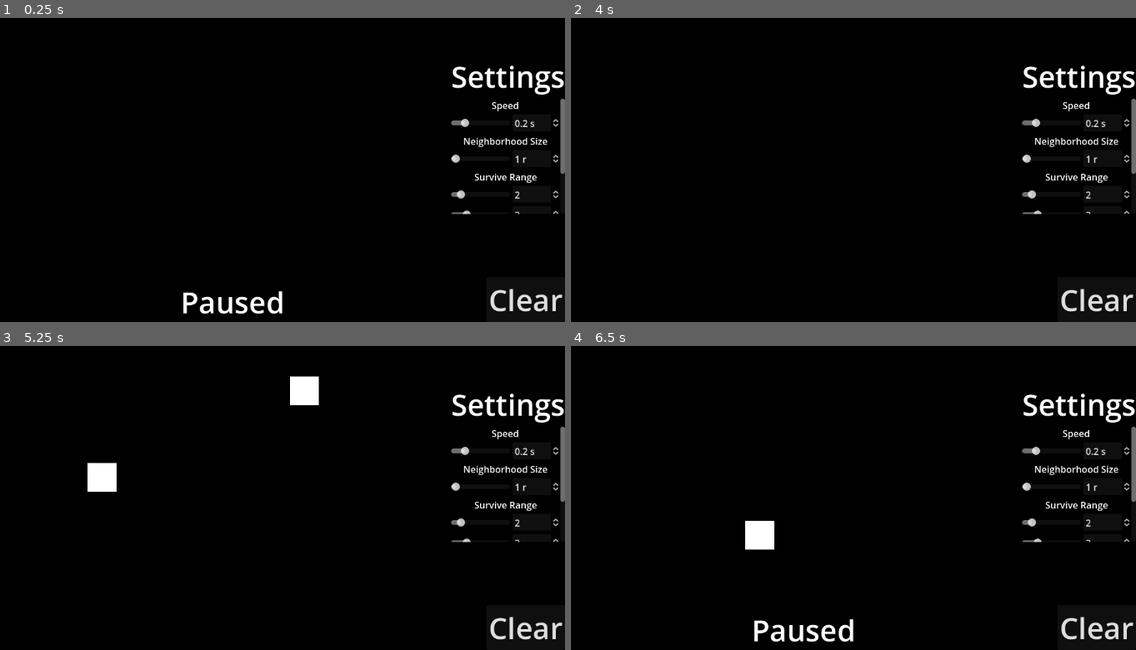
Above: before the commit, frames 1-4 (two rows, left to right).
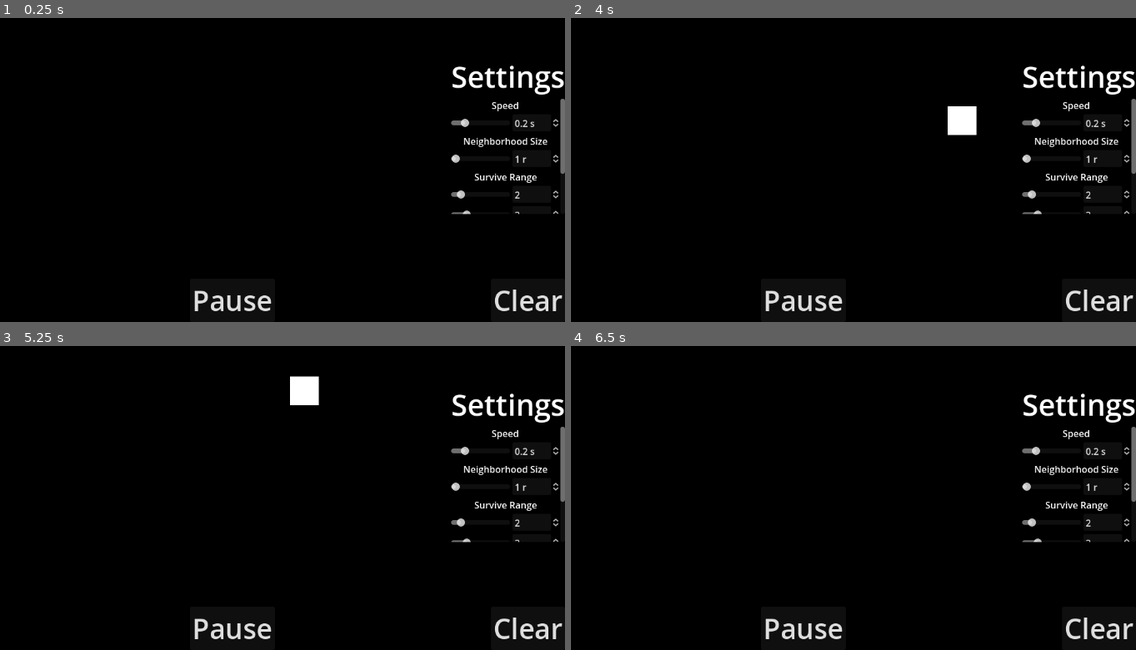
Above: after the commit, the same moments.

Repository: Shuflduf/GridBox
Game: Godot game, scene res://Scenes/main.tscn
Same seed, same stepped clock (60 frames per second), same inputs: the game is played once before the commit and once after it.
Inputs (mouse positions are in pixels of both pictures, inside the frame that each line leads up to):
- Up to frame 1 (0.25 s): no input
- Up to frame 2 (4 s): click (802, 300) at 0.5 s, where only the run after the commit has a clickable "Pause"; click "Clear" at 1.25 s; click "Clear" at 2 s; click "Clear" at 2.75 s; tap Enter at 3.5 s; move the mouse to (949, 115) at 3.52 s; hold Space (play) from 3.53 s (still down); click (949, 115) at 3.67 s
- Up to frame 3 (5.25 s): move the mouse to (101, 482) at 4.27 s; release Space (play) at 4.28 s; tap Shift (move) at 4.35 s; click (101, 482) at 4.42 s; tap Space (play) at 4.55 s; move the mouse to (299, 379) at 5.02 s; hold Space (play) from 5.03 s (still down); click (299, 379) at 5.17 s
- Up to frame 4 (6.5 s): tap Enter at 5.75 s; move the mouse to (768, 537) at 5.77 s; release Space (play) at 5.78 s; tap Space (play) at 5.85 s; click (768, 537) at 5.92 s

The runs differ from the first frame. In frame 1, 1.2% of the frame differs, in the area x 32-100%, y 89-98%; in frame 2, 1.3%; in frame 3, 1.3%; in frame 4, 1.7%, in the area x 30-100%, y 57-98%.

Commit message:
make it buttons

Diff:
--- a/Scenes/main.tscn
+++ b/Scenes/main.tscn
@@ -34,6 +34,7 @@
 [node name="UI" parent="CanvasLayer" instance=ExtResource("5_ixdv2")]
 
 [connection signal="clear" from="CanvasLayer/UI" to="." method="_on_ui_clear"]
+[connection signal="paused" from="CanvasLayer/UI" to="." method="_on_ui_paused"]
 [connection signal="radius_changed" from="CanvasLayer/UI" to="." method="_on_ui_radius_changed"]
 [connection signal="reproduction_range_changed" from="CanvasLayer/UI" to="." method="_on_ui_reproduction_range_changed"]
 [connection signal="speed_changed" from="CanvasLayer/UI" to="." method="_on_ui_speed_changed"]
--- a/Scenes/ui.tscn
+++ b/Scenes/ui.tscn
@@ -16,20 +16,22 @@
 mouse_filter = 1
 script = ExtResource("1_f08p7")
 
-[node name="Label" type="Label" parent="."]
+[node name="Pause" type="Button" parent="."]
 layout_mode = 1
 anchors_preset = 7
 anchor_left = 0.5
 anchor_top = 1.0
 anchor_right = 0.5
 anchor_bottom = 1.0
-offset_left = -89.5
-offset_top = -70.0
-offset_right = 89.5
+offset_left = -73.5
+offset_top = -75.0
+offset_right = 73.5
 grow_horizontal = 2
 grow_vertical = 0
-text = "Paused"
-label_settings = ExtResource("2_k8k4s")
+focus_mode = 0
+mouse_default_cursor_shape = 2
+theme_override_font_sizes/font_size = 48
+text = "Pause"
 
 [node name="VBoxContainer" type="VBoxContainer" parent="."]
 layout_mode = 1
@@ -44,6 +46,7 @@
 grow_horizontal = 0
 grow_vertical = 2
 mouse_filter = 0
+mouse_force_pass_scroll_events = false
 
 [node name="Label" type="Label" parent="VBoxContainer"]
 layout_mode = 2
@@ -190,9 +193,11 @@
 grow_horizontal = 0
 grow_vertical = 0
 focus_mode = 0
-theme_override_font_sizes/font_size = 51
+mouse_default_cursor_shape = 2
+theme_override_font_sizes/font_size = 48
 text = "Clear"
 
+[connection signal="pressed" from="Pause" to="." method="_on_pause_pressed"]
 [connection signal="value_changed" from="VBoxContainer/ScrollContainer/VBoxContainer/Speed" to="." method="_on_speed_value_changed"]
 [connection signal="value_changed" from="VBoxContainer/ScrollContainer/VBoxContainer/Radius" to="." method="_on_radius_value_changed"]
 [connection signal="value_changed" from="VBoxContainer/ScrollContainer/VBoxContainer/Radius" to="VBoxContainer/ScrollContainer/VBoxContainer/SurviveRange" method="_on_radius_value_changed"]
--- a/Scripts/main.gd
+++ b/Scripts/main.gd
@@ -1,10 +1,6 @@
 extends Node2D
 
-var playing = false:
-	set(value):
-		playing = value
-		$CanvasLayer/UI.label.visible = !value
-
+var playing = false
 var time_since_generation = 0.0
 
 var check_radius = 1
@@ -43,11 +39,6 @@
 	elif Input.is_mouse_button_pressed(MOUSE_BUTTON_RIGHT):
 		var pixel_pos = $TileMap.local_to_map(get_global_mouse_position())
 		$TileMap.erase_cell(pixel_pos)
-
-	if Input.is_action_just_pressed("play"):
-		time_since_generation = 0.0
-		playing = !playing
-		print("Playing: ", playing)
 
 func update_cells():
 	var tilemap: TileMapLayer = $TileMap
@@ -107,3 +98,9 @@
 
 func _on_ui_reproduction_range_changed(new_range: Vector2i) -> void:
 	reproduction_range = new_range
+
+
+func _on_ui_paused() -> void:
+	time_since_generation = 0.0
+	playing = !playing
+	print("Playing: ", playing)
--- a/Scripts/ui.gd
+++ b/Scripts/ui.gd
@@ -6,6 +6,7 @@
 signal radius_changed(radius: int)
 signal survive_range_changed(new_range: Vector2i)
 signal reproduction_range_changed(new_range: Vector2i)
+signal paused
 signal clear
 
 func _on_speed_value_changed(new_value: Variant) -> void:
@@ -26,3 +27,10 @@
 
 func _on_reproduction_range_range_changed(new_range: Vector2i) -> void:
 	reproduction_range_changed.emit(new_range)
+
+func _unhandled_key_input(event: InputEvent) -> void:
+	if event.is_action_pressed("play"):
+		_on_pause_pressed()
+
+func _on_pause_pressed() -> void:
+	paused.emit()
